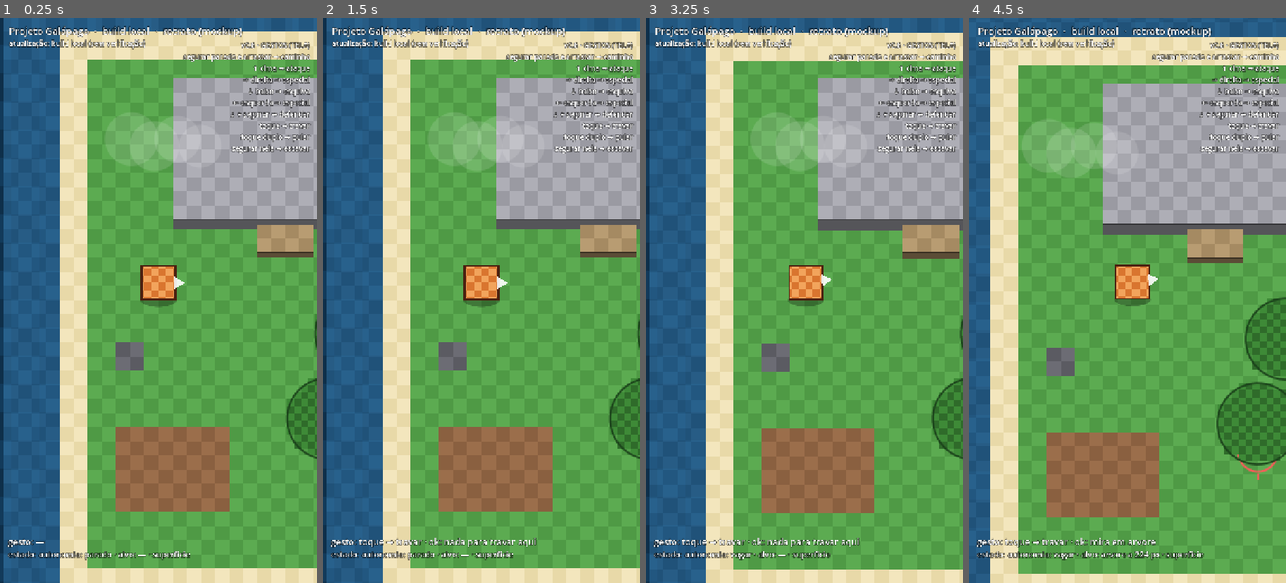
Above: before the commit, frames 1-4 (left to right).
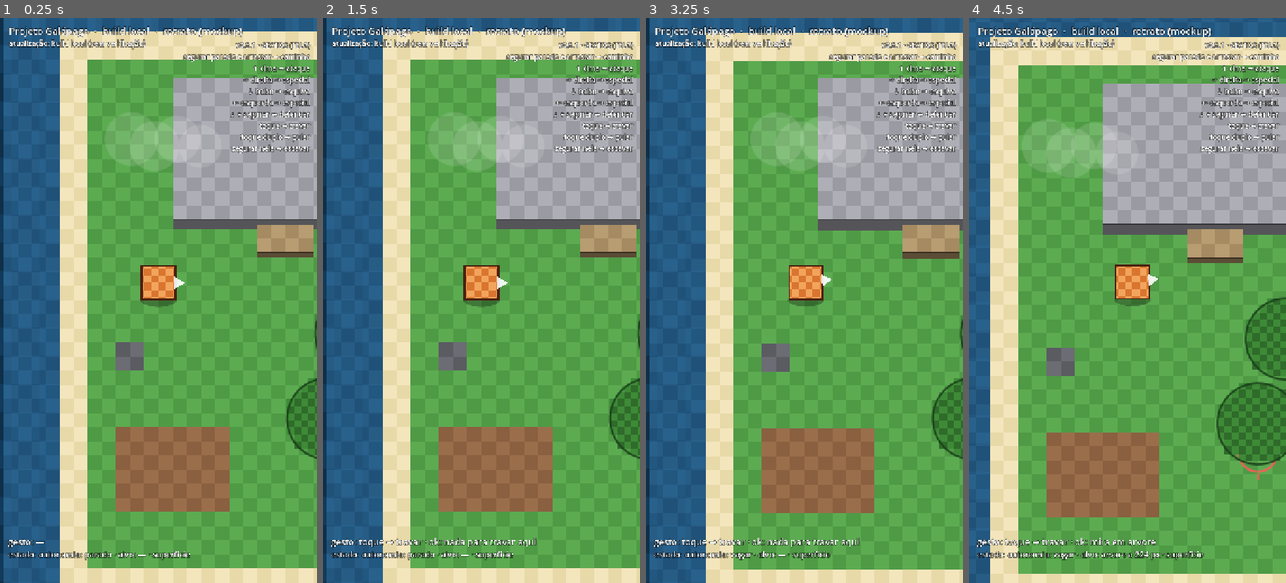
Above: after the commit, the same moments.

Repository: jonathasptbr-gh/Projeto-Galapago
Game: Godot game, scene res://jogo/main.tscn
Same seed, same stepped clock (60 frames per second), same inputs: the game is played once before the commit and once after it.
Inputs (mouse positions are in pixels of both pictures, inside the frame that each line leads up to):
- Up to frame 1 (0.25 s): no input
- Up to frame 2 (1.5 s): tap Enter at 0.5 s; move the mouse to (551, 272) at 0.52 s; click (551, 272) at 0.67 s; tap Space at 1.25 s; drag from (418, 328) to (465, 413) at 1.27 s
- Up to frame 3 (3.25 s): tap Enter at 2 s; move the mouse to (836, 176) at 2.02 s; click (836, 176) at 2.17 s; tap Space at 2.75 s; drag from (788, 413) to (709, 215) at 2.77 s
- Up to frame 4 (4.5 s): move the mouse to (1222, 385) at 3.52 s; click (1222, 385) at 3.67 s; drag from (1032, 215) to (1079, 159) at 4.27 s

The runs differ from the first frame. In frame 1, 0.2% of the frame differs, in the area x 74-99%, y 4-6%; in frame 2, 0.2%; in frame 3, 0.2%; in frame 4, 0.2%.

Commit message:
v0.6.1: conserta o aviso de atualização (Atualizador ficava 0x0 e o botão caía fora da tela); painel abre sozinho

Diff:
--- a/jogo/atualizador.gd
+++ b/jogo/atualizador.gd
@@ -36,10 +36,19 @@
 var _barra: ProgressBar
 var _botoes: HBoxContainer
 var _botao_aviso: Button
+var _avisou := false
 
 
 func _ready() -> void:
-	set_anchors_preset(Control.PRESET_FULL_RECT)
+	# O Atualizador é um Control filho de uma CanvasLayer: os anchors sozinhos
+	# NÃO davam tamanho a ele (ficava 0×0), e o botão "ATUALIZAR" era ancorado
+	# no topo-direita de um retângulo de tamanho zero — caía fora da tela em
+	# x = −252. Por isso a HUD dizia "toque em ATUALIZAR" e não havia botão.
+	# Ancorar no topo-esquerda (anchors iguais) e dar o TAMANHO da tela: com os
+	# anchors full-rect o motor sobrescrevia o size depois do _ready.
+	set_anchors_and_offsets_preset(Control.PRESET_TOP_LEFT)
+	_ajustar_tamanho()
+	get_viewport().size_changed.connect(_ajustar_tamanho)
 	mouse_filter = Control.MOUSE_FILTER_IGNORE
 	_build = int(ProjectSettings.get_setting("galapago/build", 0))
 	if _build <= 0 or "--demo" in OS.get_cmdline_user_args():
@@ -50,6 +59,13 @@
 	_http.timeout = 15.0
 	add_child(_http)
 	verificar()
+
+
+## O Control precisa ocupar a tela para os filhos ancorados (botão e painel)
+## caírem dentro dela — inclusive quando a janela muda de tamanho.
+func _ajustar_tamanho() -> void:
+	size = get_viewport_rect().size
+	position = Vector2.ZERO
 
 
 ## Chamado pela HUD (botão) e por eventos: força uma checagem.
@@ -172,8 +188,15 @@
 	_botao_aviso.custom_minimum_size = Vector2(240, 56)
 	_botao_aviso.set_anchors_and_offsets_preset(Control.PRESET_TOP_RIGHT, Control.PRESET_MODE_MINSIZE, 12)
 	_botao_aviso.grow_horizontal = Control.GROW_DIRECTION_BEGIN
+	# abaixo da legenda/verificar, mas dentro da tela nos dois formatos
+	_botao_aviso.position.y += 420
 	_botao_aviso.pressed.connect(_abrir_painel)
 	add_child(_botao_aviso)
+	# a PRIMEIRA detecção abre o painel sozinha: o aviso não pode depender de o
+	# jogador achar um botão pequeno no canto. Depois, o botão fica para voltar.
+	if not _avisou:
+		_avisou = true
+		_abrir_painel()
 
 
 func _abrir_painel() -> void:
--- a/jogo/hud.gd
+++ b/jogo/hud.gd
@@ -52,7 +52,7 @@
 
 func _legenda() -> String:
 	var m: Dictionary = cfg.get("mapa", {})
-	var linhas := PackedStringArray(["v0.6 · GESTOS (TELA)"])
+	var linhas := PackedStringArray(["v0.6.1 · GESTOS (TELA)"])
 	linhas.append("segurar parado e arrastar → caminho")
 	for s in m.get("deslize", []):
 		var seta: String = {"cima": "↑", "baixo": "↓", "esquerda": "←", "direita": "→"}.get(s["nome"], "?")
Not shown, changed: docs/HISTORICO.md
Not shown, changed: docs/PEDIDOS-EM-ESPERA.md
Not shown, changed: docs/RESIDUOS.md
